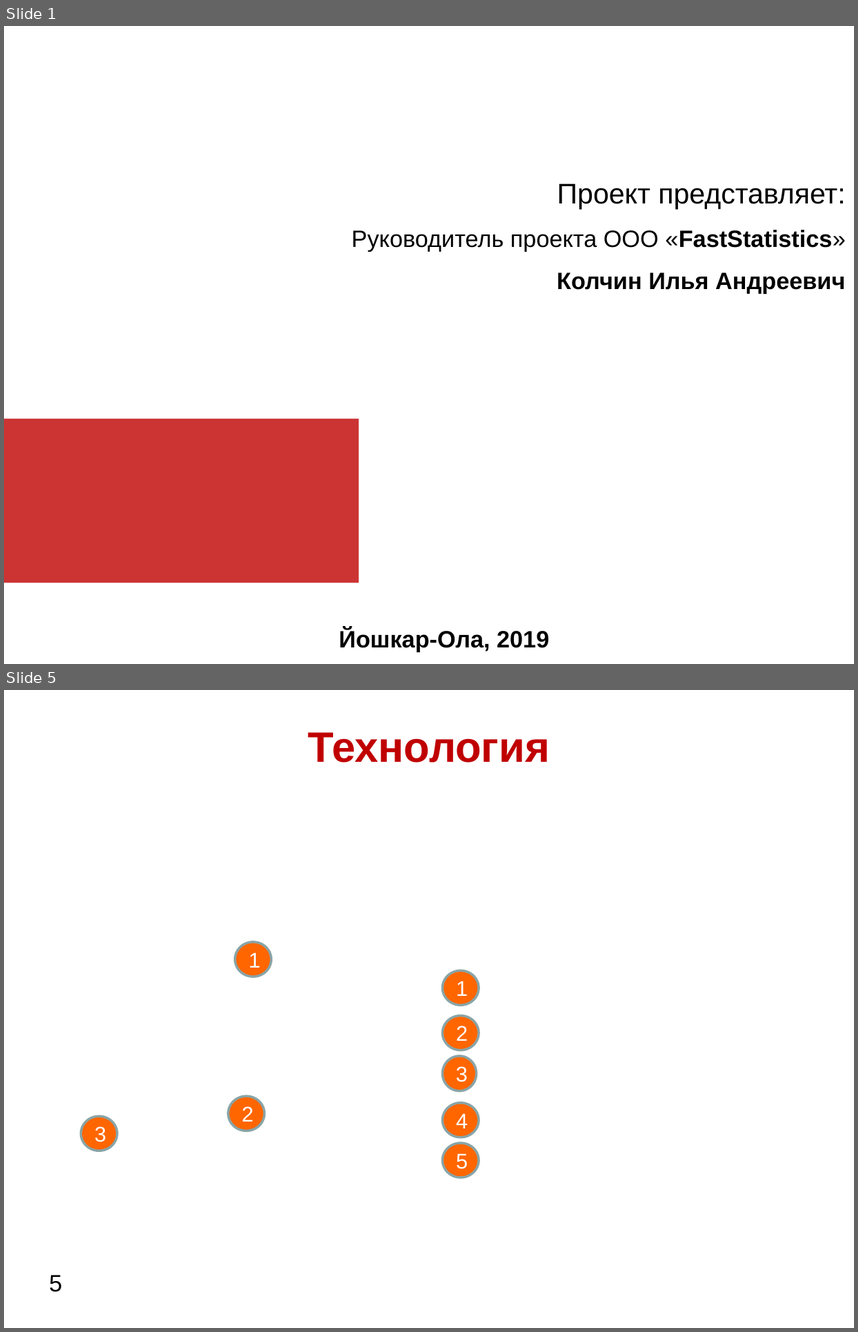
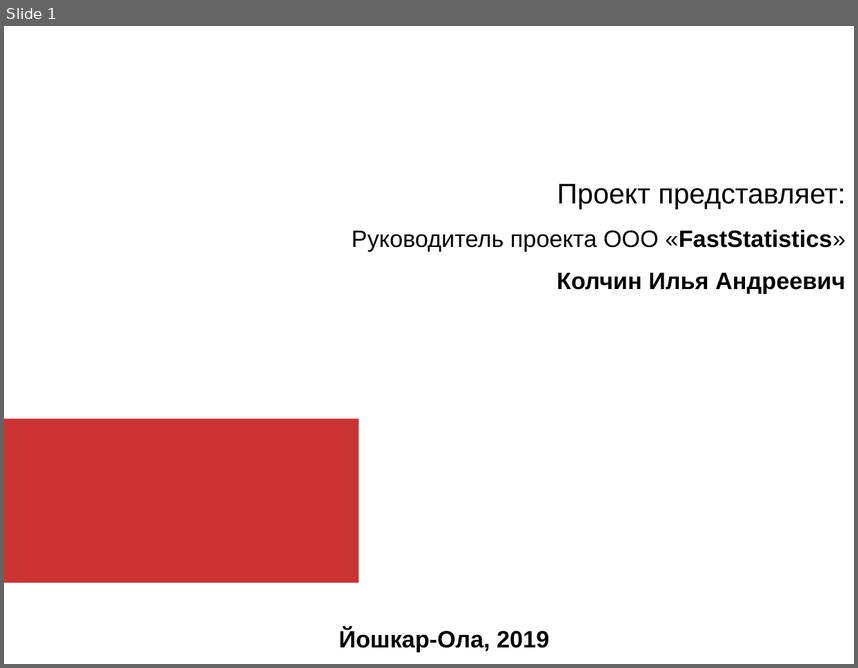
Before and after one commit to 7kia/InternetEntrepreneurship, a slide deck: Колчин.ppt. Shown one above the other, each under a label of ours: slides 1 and 5 before the commit, slide 1 after it; the slides between them are not shown. The pictures are 858x1332 and 858x668 pixels, drawn with LibreOffice and Linux fonts; fonts in the diff are those of the drawing; background and template pictures are left out. Boxes give left, top, right and bottom in pixels: in the first picture for what was removed or moved away, otherwise in the second. Text is boxed around its words. In the diff, an @@ line names an element or a change of style, - is before the commit and + after.

```diff
--- a/Колчин.ppt
+++ b/Колчин.ppt
@@ slide 5 removed at (4,690,854,1328), background picture (left out) @@
@@ text removed at (308,732,550,762) @@
-Технология
@@ ellipse removed at (235,942,272,976) @@
-1
@@ ellipse removed at (443,971,479,1005) @@
-1
@@ ellipse removed at (443,1016,479,1050) @@
-2
@@ ellipse removed at (443,1056,477,1090) @@
-3
@@ ellipse removed at (228,1096,265,1130) @@
-2
@@ ellipse removed at (443,1103,479,1137) @@
-4
@@ ellipse removed at (81,1116,117,1151) @@
-3
@@ ellipse removed at (443,1142,479,1177) @@
-5
@@ page number removed at (49,1274,62,1292) @@
-5
```
Also in this commit, not shown: 1 slide changed, 6 slides added, 6 other slides removed, 1 other file.
